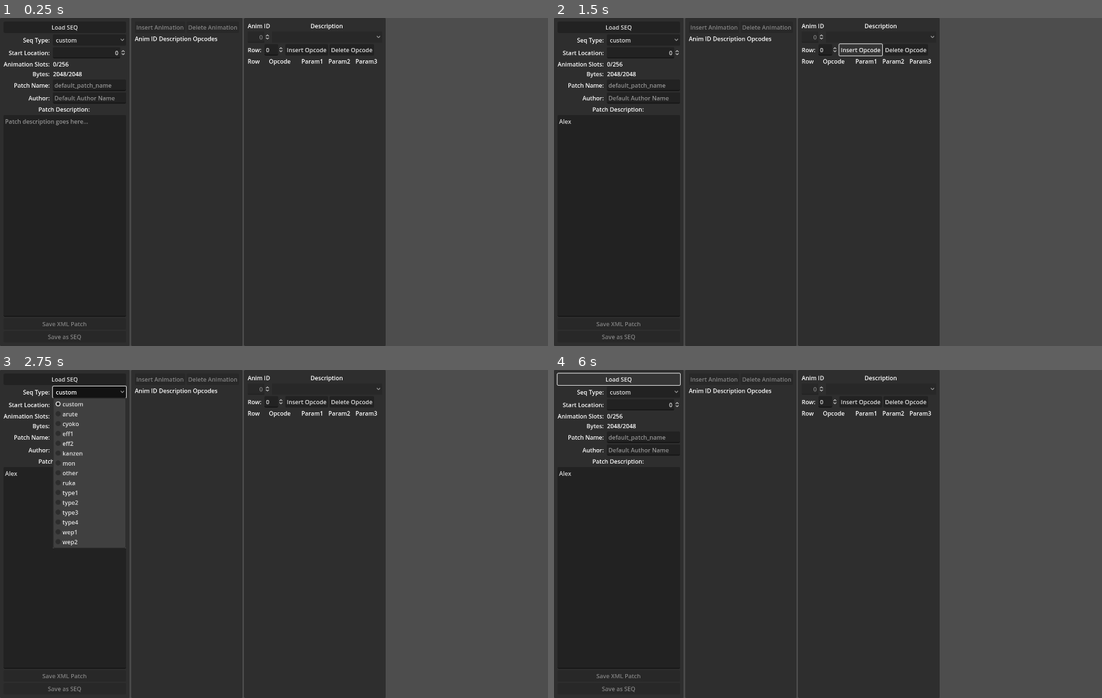
Above: before the commit, frames 1-4 (two rows, left to right).
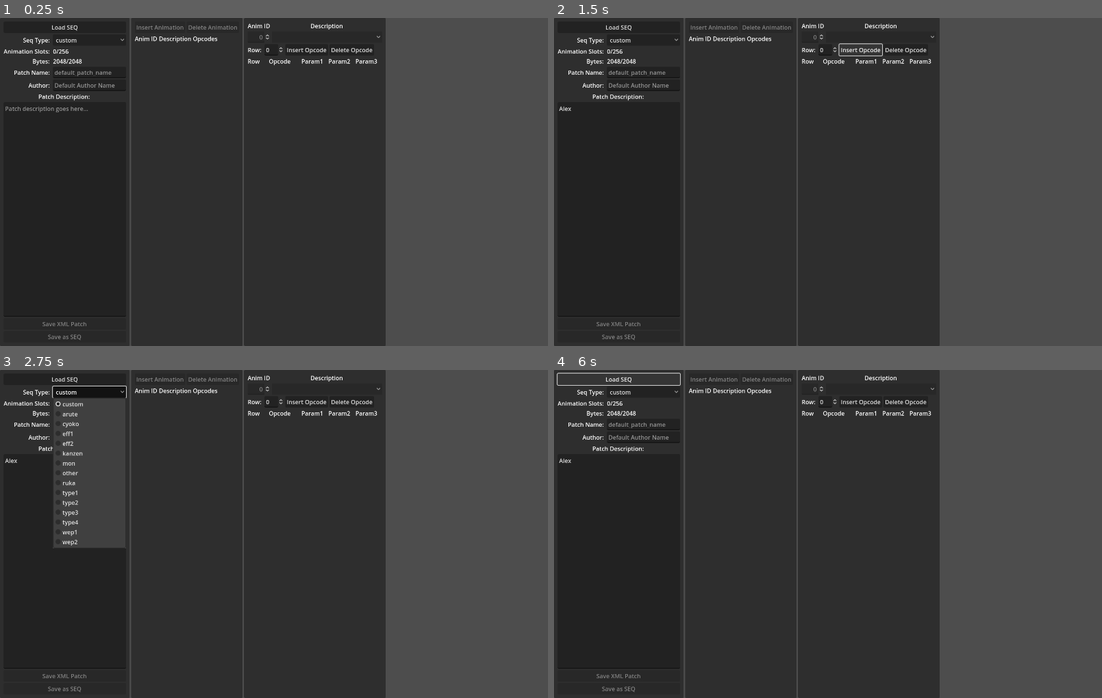
Above: after the commit, the same moments.

Repository: mrgudenheim/fftae
Game: Godot game, scene res://main.tscn
Same seed, same stepped clock (60 frames per second), same inputs: the game is played once before the commit and once after it.
Inputs (mouse positions are in pixels of both pictures, inside the frame that each line leads up to):
- Up to frame 1 (0.25 s): no input
- Up to frame 2 (1.5 s): click (619, 214) at 0.52 s; type "Alex" at 0.6 s; click "Insert Opcode" at 1.25 s
- Up to frame 3 (2.75 s): click "custom" at 2 s
- Up to frame 4 (6 s): click "custom" at 2.75 s; click "Insert Opcode" at 3.5 s; click "custom" at 4.25 s; click "Insert Opcode" at 5 s; click "Load SEQ" at 5.75 s

The runs differ from the first frame. In frame 1, 1.0% of the frame differs, in the area x 0-23%, y 9-33%; in frame 2, 0.9%; in frame 3, 0.4%; in frame 4, 0.9%.
Error before the commit: Invalid access of index '-1' on a base object of type: 'Array[Sequence]'. (res://main.gd:226)
Error after the commit: Invalid access of index '-1' on a base object of type: 'Array[Sequence]'. (res://main.gd:222)

Commit message:
fixed xml creation

Diff:
--- a/main.gd
+++ b/main.gd
@@ -1,5 +1,7 @@
 class_name FFTae
 extends Control
+
+static var ae: FFTae
 
 @export var settings_ui: SettingsUi
 @export var load_file_dialog: FileDialog
@@ -57,6 +59,7 @@
 static var seq: Seq = Seq.new()
 
 func _ready() -> void:
+	ae = self
 	bytes_per_sector = data_bytes_per_sector + bytes_per_sector_header + bytes_per_sector_footer
 	for key: String in start_locations.keys():
 		start_locations[key] = (start_locations[key] * bytes_per_sector) + bytes_per_sector_header
@@ -88,8 +91,6 @@
 	save_seq_button.disabled = false
 
 	populate_animation_list(animation_list_container, seq)
-
-	#var sequence: Sequence = seq.sequences[settings_ui.animation_name_options.selected]
 	populate_opcode_list(opcode_list_container, settings_ui.animation_name_options.selected)
 
 
@@ -99,18 +100,13 @@
 	var xml_author: String = '<Author>' + settings_ui.patch_author + '</Author>'
 	var xml_description: String = '<Description>' + settings_ui.patch_description + '</Description>'
 
-	var xml_main_content: PackedStringArray = []
 	var seq_bytes: PackedByteArray = seq.get_seq_bytes()
-	var num_sectors: int = ceil(seq.toal_length / float(data_bytes_per_sector))
-	for sector: int in num_sectors:
-		var location_start: int = int(settings_ui.patch_start_location.value) + (sector * bytes_per_sector)
-		var xml_location_start: String = '<Location offset="%08x" file="BATTLE_BIN">' % location_start
-		var bytes: String = seq_bytes.slice(sector * data_bytes_per_sector, (sector + 1) * data_bytes_per_sector).hex_encode()
-		var xml_location_end: String = '</Location>'
-
-		xml_main_content.append(xml_location_start)
-		xml_main_content.append(bytes)
-		xml_main_content.append(xml_location_end)
+	var bytes: String = seq_bytes.hex_encode()
+	var location_start: int = 0
+	var xml_location_start: String = '<Location offset="%08x" ' % location_start
+	var seq_file: String = settings_ui.patch_type_options.get_item_text(settings_ui.patch_type_options.selected)
+	xml_location_start += 'file="BATTLE_' + seq_file.to_upper() + '_SEQ">'
+	var xml_location_end: String = '</Location>'
 
 	var xml_end: String = '</Patch>\n</Patches>'
 
@@ -119,8 +115,10 @@
 		xml_patch_name,
 		xml_author,
 		xml_description,
-		"\n".join(xml_main_content),
-		xml_end
+		xml_location_start,
+		bytes,
+		xml_location_end,
+		xml_end,
 	]
 
 	var xml_complete: String = "\n".join(xml_parts)
@@ -182,7 +180,7 @@
 
 func populate_opcode_list(opcode_grid_parent: GridContainer, seq_id: int) -> void:
 	clear_grid_container(opcode_grid_parent, 1) # keep header row
-	#await get_tree().process_frame
+
 	var seq_temp: Seq = FFTae.seq
 	for seq_part_index: int in FFTae.seq.sequences[seq_id].seq_parts.size():
 		var id_label: Label = Label.new()
@@ -210,8 +208,6 @@
 			opcode_options.seq_part.parameters[param_index]
 			opcode_options.param_spinboxes[param_index].value = FFTae.seq.sequences[seq_id].seq_parts[seq_part_index].parameters[param_index]
 
-		#opcode_options.set_opcode_parameters(seq_part)
-
 
 func _on_animation_option_button_item_selected(index: int) -> void:
 	var sequence: Sequence = seq.sequences[index]
@@ -230,7 +226,8 @@
 	new_seq_part.parameters.fill(0)
 
 	seq.sequences[settings_ui.animation_name_options.selected].seq_parts.insert(seq_part_id, new_seq_part)
-	FFTae.seq.update_seq_pointers(seq_id, previous_length)
+	seq.update_seq_pointers(seq_id, previous_length)
+	settings_ui.current_bytes = seq.toal_length
 	_on_animation_option_button_item_selected(seq_id)
 
 
@@ -240,5 +237,6 @@
 	var previous_length: int = seq.sequences[seq_id].length
 
 	seq.sequences[settings_ui.animation_name_options.selected].seq_parts.remove_at(seq_part_id)
-	FFTae.seq.update_seq_pointers(seq_id, previous_length)
+	seq.update_seq_pointers(seq_id, previous_length)
+	settings_ui.current_bytes = seq.toal_length
 	_on_animation_option_button_item_selected(seq_id)
--- a/main.tscn
+++ b/main.tscn
@@ -82,11 +82,13 @@
 layout_mode = 2
 
 [node name="PatchLocationStart" type="Label" parent="HBoxContainer/SettingsPanel/MarginContainer/VBoxContainer/Info"]
+visible = false
 layout_mode = 2
 text = "Start Location: "
 horizontal_alignment = 2
 
 [node name="PatchLocationStart2" type="SpinBox" parent="HBoxContainer/SettingsPanel/MarginContainer/VBoxContainer/Info"]
+visible = false
 layout_mode = 2
 max_value = 1e+09
 rounded = true
--- a/src/opcode_option_button.gd
+++ b/src/opcode_option_button.gd
@@ -37,6 +37,7 @@
 		opcode_params = Seq.opcode_parameters_by_name[opcode_name]
 	seq_part.parameters.resize(opcode_params)
 	FFTae.seq.update_seq_pointers(seq_id, previous_length)
+	FFTae.ae.settings_ui.current_bytes = FFTae.ae.seq.toal_length
 	if params_need_initialize:
 		for param_index: int in seq_part.parameters.size():
 			seq_part.parameters[param_index] = 0
--- a/src/settings_ui.gd
+++ b/src/settings_ui.gd
@@ -76,8 +76,14 @@
 	var percent_of_max:String = " (%.f%%)" % [100 * current/float(max_value)]
 	ui.text = str(current) + "/" + str(max_value) + percent_of_max
 
+	var type: String = patch_type_options.get_item_text(patch_type_options.selected)
 	if current > max_value:
 		ui.label_settings.font_color = Color.DARK_RED
+	elif FFTae.original_sizes.has(type):
+		if current == FFTae.original_sizes[type]:
+			ui.label_settings.font_color = Color.WEB_GREEN
+		else:
+			ui.label_settings.font_color = Color.WHITE
 	else:
 		ui.label_settings.font_color = Color.WHITE
 
@@ -123,3 +129,6 @@
 		patch_start_location.value = FFTae.start_locations[type]
 	else:
 		patch_start_location.editable = true
+
+	if FFTae.original_sizes.has(type):
+		max_bytes = ceil(FFTae.original_sizes[type] / float(FFTae.data_bytes_per_sector)) * FFTae.data_bytes_per_sector as int
